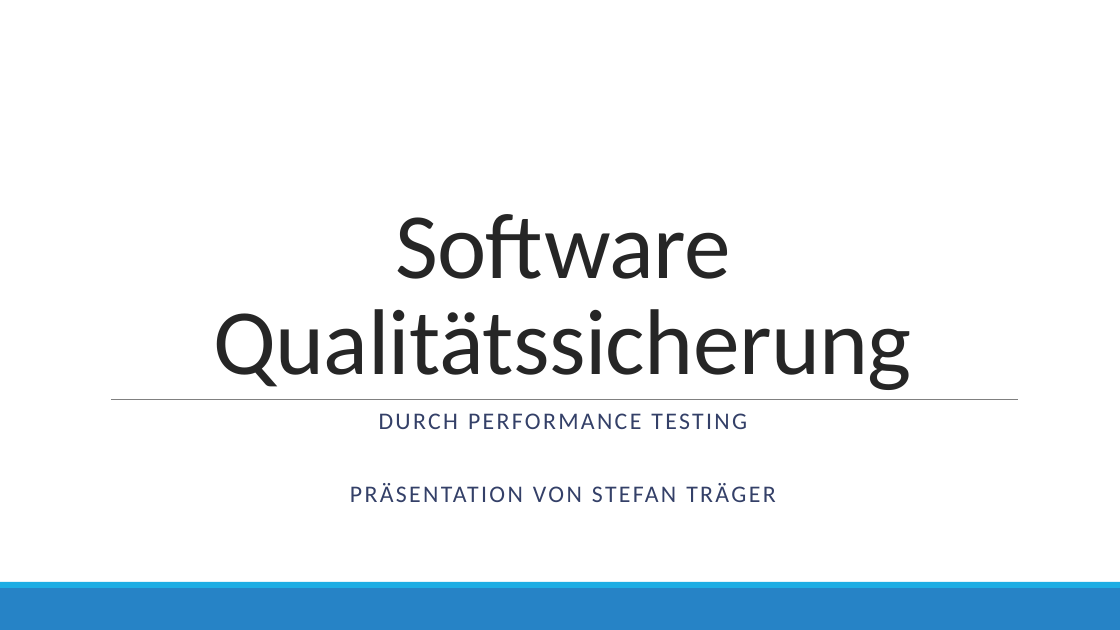
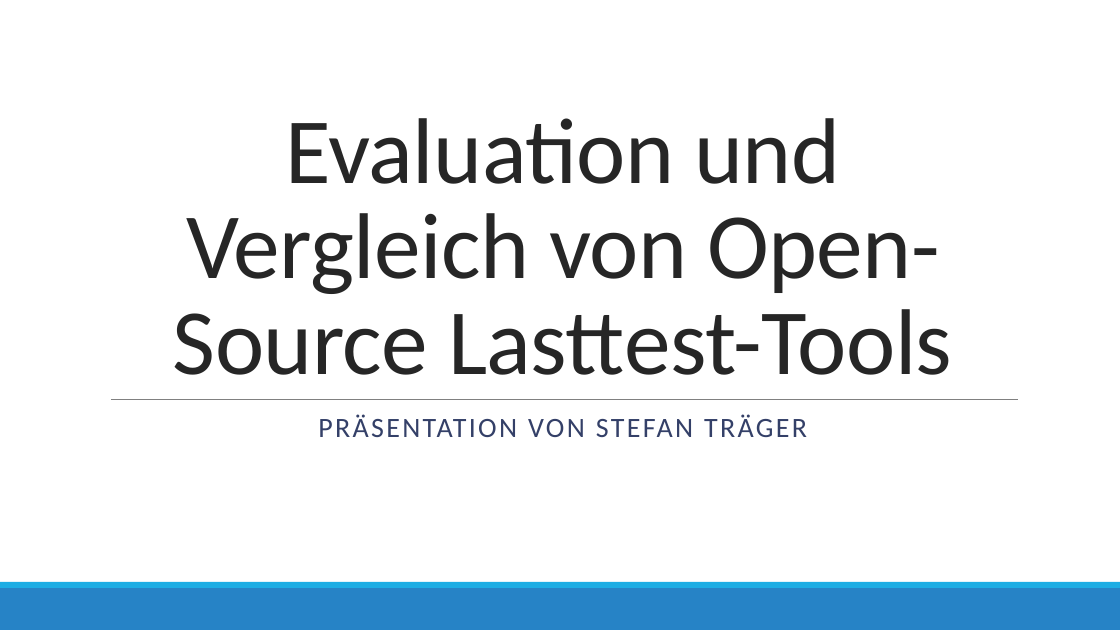
Before and after one commit to StTraeger/sqs-car-webservice, a slide deck: slide 1 of sqsdemoserver/LoadTesting.pptx. Drawn at 1120x630 pixels with LibreOffice and Linux fonts; fonts in the diff are those of the drawing. Boxes give left, top, right and bottom in pixels: in the first picture for what was removed or moved away, otherwise in the second. Text is boxed around its words. In the diff, an @@ line names an element or a change of style, - is before the commit and + after.

```diff
--- a/sqsdemoserver/LoadTesting.pptx
+++ b/sqsdemoserver/LoadTesting.pptx
@@ title at <box>173,118,952,375</box>: text changed @@
-Software Qualitätssicherung
+Evaluation und Vergleich von Open-Source Lasttest-Tools
@@ subtitle "PRÄSENTATION VON STEFAN TRÄGER" at <box>318,414,807,437</box>: size 20.4 to 24 pt; line spacing 0.7 to 0.9 @@
@@ subtitle at <box>379,413,747,429</box>: paragraph removed @@
-DURCH PERFORMANCE TESTING
```
Also in this commit, not shown: 13 other slides changed, 9 slides added, 3 slides removed, 6 other files.
